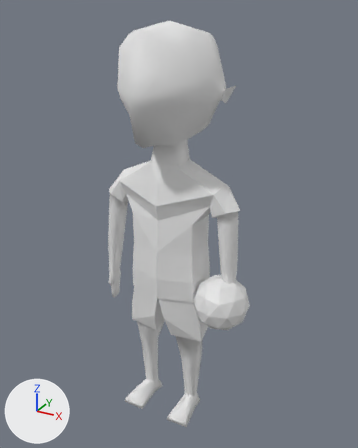
The Blender file proxiMem/Assets/Love/Models/dado.blend as it was, and as the next commit left it.
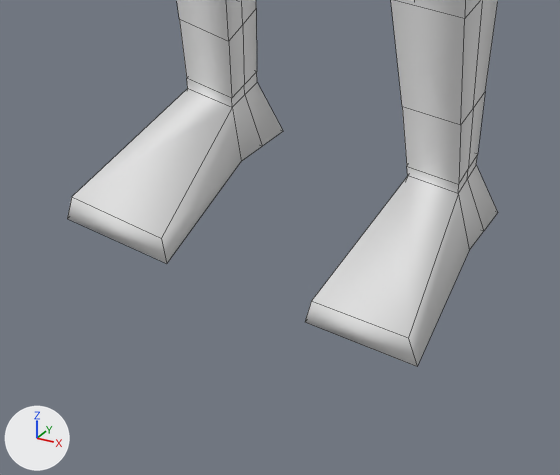
There are two pictures of each version: one whole from a 50 mm camera at (2.93, -5.12, 5.17) aimed at (0.1, 0.04, 2.59), one close up on the part from 32% to 59% of the width and 81% to 100% of the height. Lighting does not change. The marker at lower left points along +X, +Y and +Z. The close-ups show mesh edges as thin lines.

Objects in the first close-up: 'dado'.
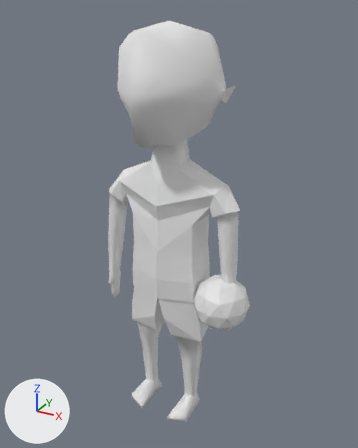
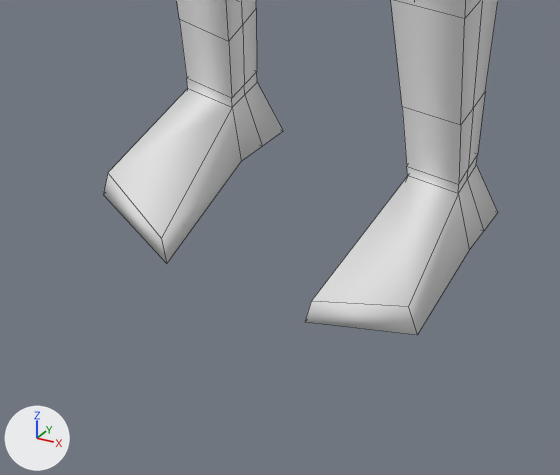
The change in detail:
me_cube_002 has 438 vertices, 430 faces and spans x -1.38..1.44, y -1.0..0.89, z -5.75..0.89.
me_cube_002 is used by ob_dado; location (0.0, 0.0, 4.32); scale (0.681, 0.8, 0.786).
Part 1, on me_cube_002:
Vertex 302 of me_cube_002 moves from (0.72, -0.64, -5.65) at pixel (408, 338) to (0.65, -0.53, -5.65) at pixel (408, 306).
Vertex 304 of me_cube_002 moves from (0.76, -0.64, -5.75) at pixel (417, 366) to (0.69, -0.53, -5.75) at pixel (417, 335).
Part 2, on me_cube_002:
Vertex 354 of me_cube_002 moves from (-0.73, -0.64, -5.65) at pixel (71, 196) to (-0.68, -0.49, -5.65) at pixel (107, 172).
Vertex 356 of me_cube_002 moves from (-0.76, -0.64, -5.75) at pixel (67, 218) to (-0.71, -0.49, -5.75) at pixel (103, 194).

Changed parts and their boxes (x1, y1, x2, y2) in the close-ups (560 x 475 px; the box of a moved part takes in the faces that stretch with it):
'dado', reshaped
    before: (67, 0, 498, 367)
    after: (103, 0, 498, 335)
part 1 of me_cube_002, moved or reshaped
    before: (305, 176, 469, 367)
    after: (305, 176, 469, 335)
part 2 of me_cube_002, moved or reshaped
    before: (67, 89, 232, 263)
    after: (103, 89, 232, 263)
